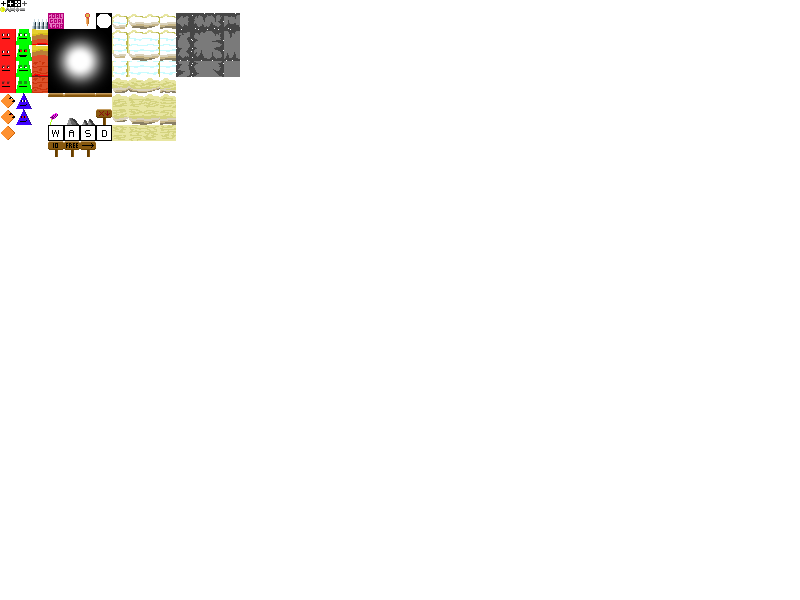
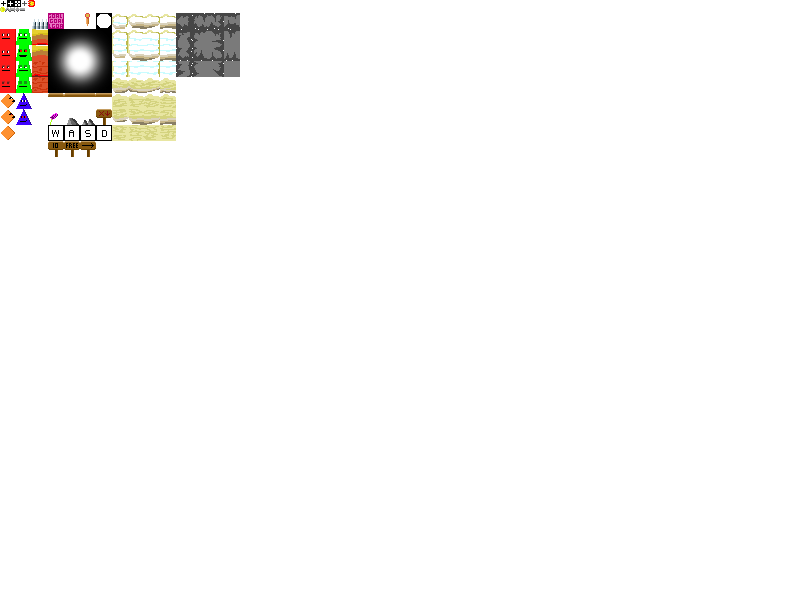
Comparing the layer stacks of the two 800px x 600px images. Changes:
added layer "FireBall" in group "Misc" over (x1=28, y1=0, x2=35, y2=7)
